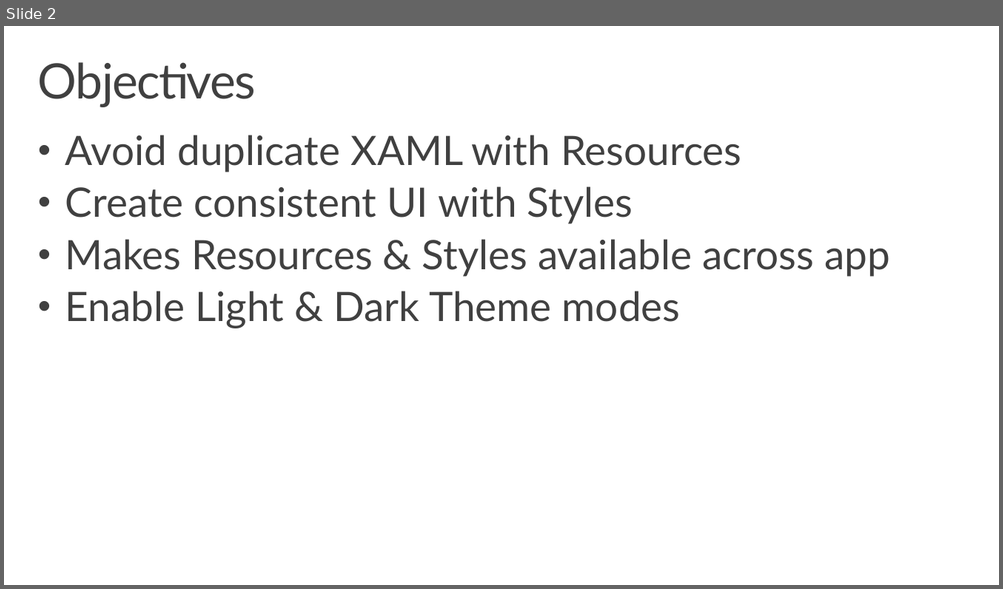
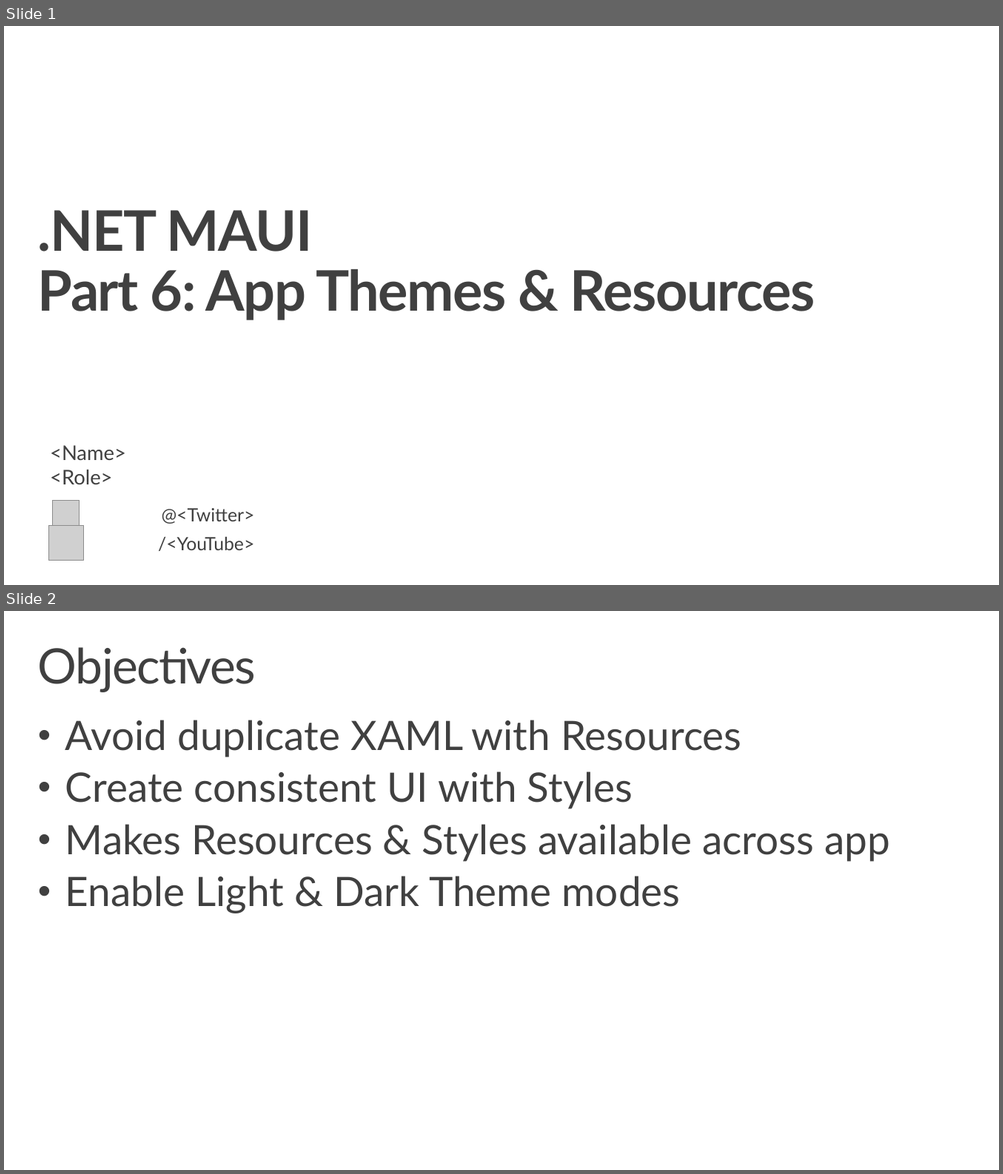
Before and after one commit to dotnet-presentations/dotnet-maui-workshop, a slide deck: Slides/Workshop6 - App Themes.pptx. Shown one above the other, each under a label of ours: slide 2 before the commit, slides 1 and 2 after it. The pictures are 1003x589 and 1003x1174 pixels, drawn with LibreOffice and Linux fonts; fonts in the diff are those of the drawing; grey boxes stand for pictures; background and template pictures are left out. Boxes give left, top, right and bottom in pixels: in the first picture for what was removed or moved away, otherwise in the second. Text is boxed around its words. In the diff, an @@ line names an element or a change of style, - is before the commit and + after.

Commit message:
Buncha slide updates! (#136)
* Fixing part 0 slides inc removing the montemagno branding, old dotnet 6 stuff, updated design

* updating part 1 slides

* slide updates and deleting old junk

* moar slide updates

* re-adding part 5 lol

* shrink slides

---------

```diff
--- a/Slides/Workshop6 - App Themes.pptx
+++ b/Slides/Workshop6 - App Themes.pptx
@@ slide 1 added at (4, 26, 999, 585), background #FFFFFF @@
@@ title added at (38, 210, 815, 321), 54 pt, text #404040, bold @@
+.NET MAUI
+Part 6: App Themes & Resources
@@ text added at (50, 446, 126, 485), 19.6 pt, text #404040 @@
+<Name>
+<Role>
@@ picture added at (53, 500, 79, 528) @@
@@ text added at (158, 508, 255, 551), 17.6 pt, text #404040 @@
+@<Twitter>
+/<YouTube>
@@ picture added at (48, 526, 84, 561) @@
```
Also in this commit, not shown: 1 other slide added, 2 slides removed, 5 other files.
